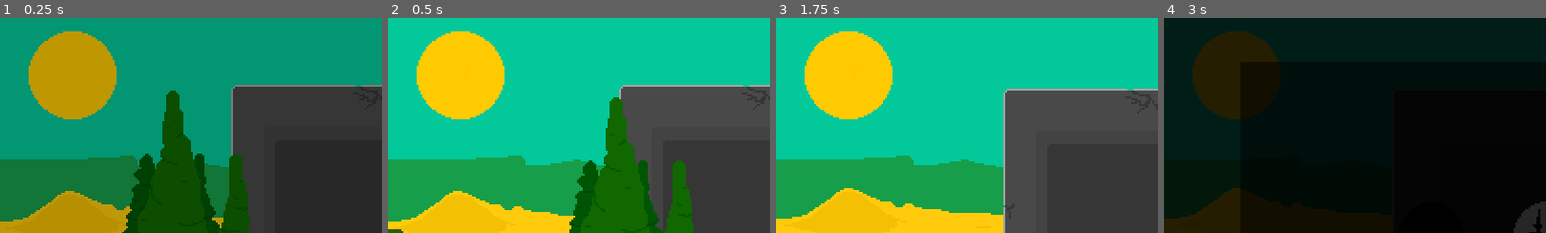
Above: before the commit, frames 1-4 (left to right).
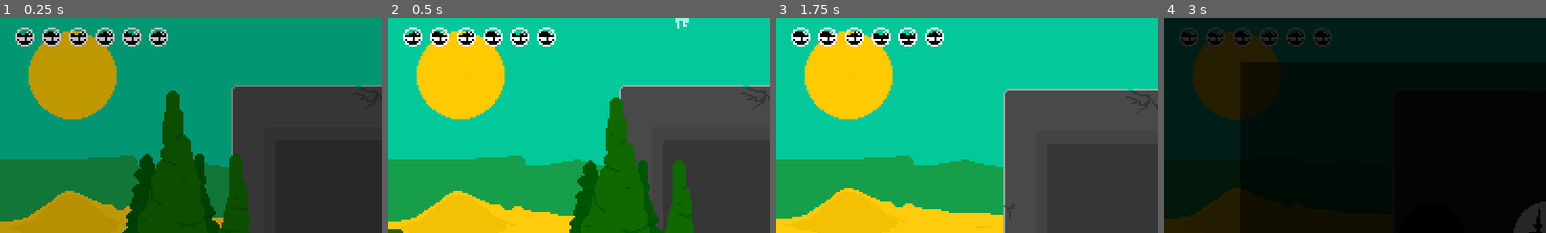
Above: after the commit, the same moments.

Repository: Lilith-In-Starlight/obsidian-glow
Game: Godot game, scene res://Areas/Outskirts/OutskirtsLeft.tscn
Same seed, same stepped clock (60 frames per second), same inputs: the game is played once before the commit and once after it. This scene is started directly instead of the project's main scene.
Inputs:
- Up to frame 1 (0.25 s): no input
- Up to frame 2 (0.5 s): no input
- Up to frame 3 (1.75 s): tap Enter at 0.5 s; hold Right from 0.53 s (still down); tap Z at 0.6 s; tap Up at 0.77, 1.52 s; tap X at 1.35 s
- Up to frame 4 (3 s): release Right at 2.03 s; hold Left 2.03-2.78 s; tap C at 2.1 s; hold Right from 2.78 s (still down); tap I at 2.85 s
The pictures show only the part of the screen within x 0-50%, y 0-50%; the shares and areas given below are measured in that part.

The runs differ from the first frame. In frame 1, 1.9% of the frame differs, in the area x 4-44%, y 4-14%; in frame 2, 2.0%, in the area x 4-79%, y 0-14%; in frame 3, 1.9%; in frame 4, 1.9%.

Commit message:
Added a health bar

Diff:
--- a/Areas/Outskirts/OutskirtsLeft.tscn
+++ b/Areas/Outskirts/OutskirtsLeft.tscn
@@ -8,6 +8,7 @@
 [ext_resource path="res://Sprites/Bg/Outskirts/sky.png" type="Texture" id=6]
 [ext_resource path="res://HUD/HUD.tscn" type="PackedScene" id=7]
 [ext_resource path="res://Sprites/Bg/Outskirts/wall.png" type="Texture" id=8]
+[ext_resource path="res://Enemies/LowAngel.tscn" type="PackedScene" id=9]
 
 [sub_resource type="Environment" id=1]
 background_mode = 4
@@ -51,6 +52,12 @@
 
 [node name="Enemies" type="Node2D" parent="."]
 
+[node name="LowAngel" parent="Enemies" instance=ExtResource( 9 )]
+position = Vector2( 103, 130 )
+
+[node name="LowAngel2" parent="Enemies" instance=ExtResource( 9 )]
+position = Vector2( 370, 64 )
+
 [node name="DecoBg" type="Node2D" parent="."]
 
 [node name="Neptune" parent="." instance=ExtResource( 2 )]
--- a/Autoload/Persistent.gd
+++ b/Autoload/Persistent.gd
@@ -26,6 +26,8 @@
 var first_load := true
 
 var loaded_scene := ""
+
+var health := 6
 
 
 var Env := Environment.new()
--- a/Elements/Bench.gd
+++ b/Elements/Bench.gd
@@ -7,5 +7,6 @@
 	if Player.position.distance_to(position) < 30:
 		Player.last_safe_pos = Player.position
 		if Player.move_up:
+			Persistent.health = 6
 			Persistent.player_pos = Player.position
 			Persistent.save()
--- a/Enemies/LowAngel.tscn
+++ b/Enemies/LowAngel.tscn
@@ -123,7 +123,7 @@
 
 [node name="AnimatedSprite" type="AnimatedSprite" parent="."]
 frames = SubResource( 21 )
-frame = 2
+frame = 1
 playing = true
 flip_h = true
 
--- a/HUD/HUD.gd
+++ b/HUD/HUD.gd
@@ -11,6 +11,7 @@
 	ABILITY,
 }
 
+const FLASK := preload("res://HUD/HealthFlask.tscn")
 const NOTCH := preload("res://HUD/AbilityNotch.tscn")
 const SELECT_NOTCH_TXT := preload("res://Sprites/HUD/Abilities/notchselect.png")
 const SELECTED_NOTCH_TXT := preload("res://Sprites/HUD/Abilities/notchselected.png")
@@ -48,10 +49,19 @@
 		new_notch.name = "Notch" + str(i)
 
 func _process(delta):
+	var HealthThere := $Health.get_children().size()
+	while HealthThere < Persistent.health:
+		var NewFlask := FLASK.instance()
+		$Health.add_child(NewFlask)
+		HealthThere += 1
+	while HealthThere > Persistent.health:
+		$Health.remove_child($Health.get_children()[0])
+		HealthThere -= 1
+
 	var aa = Attacked.get_material().get_shader_param("rest")
 	attacked_vignette = move_toward(attacked_vignette, 0.0, 0.01)
-	if Player.health > 0:
-		if Player.health > 1:
+	if Persistent.health > 0:
+		if Persistent.health > 1:
 			attacked_vignette = move_toward(attacked_vignette, 0.0, 0.01)
 		else:
 			attacked_vignette = move_toward(attacked_vignette, 0.5, 0.01)
--- a/HUD/HUD.tscn
+++ b/HUD/HUD.tscn
@@ -36,6 +36,17 @@
 anchor_right = 1.0
 anchor_bottom = 1.0
 script = ExtResource( 1 )
+__meta__ = {
+"_edit_use_anchors_": false
+}
+
+[node name="Health" type="HBoxContainer" parent="HUD"]
+anchor_left = 0.02
+anchor_top = 0.02
+anchor_right = 0.1
+anchor_bottom = 0.05
+margin_right = 8.0
+margin_bottom = 8.0
 __meta__ = {
 "_edit_use_anchors_": false
 }
@@ -96,5 +107,6 @@
 expand = true
 stretch_mode = 1
 __meta__ = {
+"_edit_lock_": true,
 "_edit_use_anchors_": false
 }
--- /dev/null
+++ b/HUD/HealthFlask.gd
@@ -0,0 +1,12 @@
+extends TextureRect
+
+
+var frame := 0
+
+func _ready():
+	material = material.duplicate()
+	frame = randi() % 10
+
+func _on_timeout():
+	frame = (frame+1)%20
+	get_material().set_shader_param("frame", float(frame))
--- /dev/null
+++ b/HUD/HealthFlask.tscn
@@ -0,0 +1,36 @@
+[gd_scene load_steps=6 format=2]
+
+[ext_resource path="res://Sprites/HUD/Health/Health.png" type="Texture" id=1]
+[ext_resource path="res://Sprites/HUD/Health/HealthBase.png" type="Texture" id=2]
+[ext_resource path="res://HUD/HealthFlask.gd" type="Script" id=3]
+
+[sub_resource type="Shader" id=1]
+code = "shader_type canvas_item;
+
+uniform sampler2D anim;
+uniform float frame = 2.0;
+
+void fragment(){
+	COLOR = textureLod(anim, vec2((UV.x/20.0) + frame/20.0, UV.y), 0.0);
+}"
+
+[sub_resource type="ShaderMaterial" id=2]
+shader = SubResource( 1 )
+shader_param/frame = 0.0
+shader_param/anim = ExtResource( 1 )
+
+[node name="HealthFlask" type="TextureRect"]
+material = SubResource( 2 )
+margin_right = 10.0
+margin_bottom = 10.0
+texture = ExtResource( 2 )
+script = ExtResource( 3 )
+__meta__ = {
+"_edit_use_anchors_": false
+}
+
+[node name="Timer" type="Timer" parent="."]
+wait_time = 0.1
+autostart = true
+
+[connection signal="timeout" from="Timer" to="." method="_on_timeout"]
--- a/Neptune.gd
+++ b/Neptune.gd
@@ -65,8 +65,6 @@
 
 var last_safe_pos := Vector2(0, 0)
 
-var health := 6
-
 var shake := 0.0
 var trauma := 0.0
 var noise := OpenSimplexNoise.new()
@@ -76,6 +74,8 @@
 var IvulnerableTimer := Timer.new()
 
 func _ready():
+	if Persistent.health <= 0:
+		Persistent.health = 6
 	Persistent.WEnv.environment = Persistent.Env
 	if Persistent.first_load:
 		if Persistent.player_pos == Vector2(0, 0):
@@ -177,7 +177,7 @@
 
 func _physics_process(delta):
 
-	if health > 0:
+	if Persistent.health > 0:
 		$DeathParticles.emitting = false
 		DashParticle.visible = current_state == STATES.DASH
 
@@ -454,7 +454,7 @@
 func attacked(d, p, s):
 	if not invulnerable:
 		speed = (position-p).normalized()*200 + s*0.5
-		health -= d
+		Persistent.health -= d
 		emit_signal("health_change", -d)
 		Engine.time_scale = 0.05
 		shake = 0.3 * d
@@ -465,7 +465,7 @@
 func env_hurt():
 	if not invulnerable:
 		position = last_safe_pos
-		health -= 1
+		Persistent.health -= 1
 		emit_signal("health_change", -1)
 		Engine.time_scale = 0.05
 		shake = 0.3
Not shown: 1 places in Areas/Outskirts/OutskirtsLeft.tscn that only renumber resources
Binary file added: Sprites/HUD/Health/Health.png
Not shown, added: Sprites/HUD/Health/Health.png.import
Binary file added: Sprites/HUD/Health/HealthBase.png
Not shown, added: Sprites/HUD/Health/HealthBase.png.import
